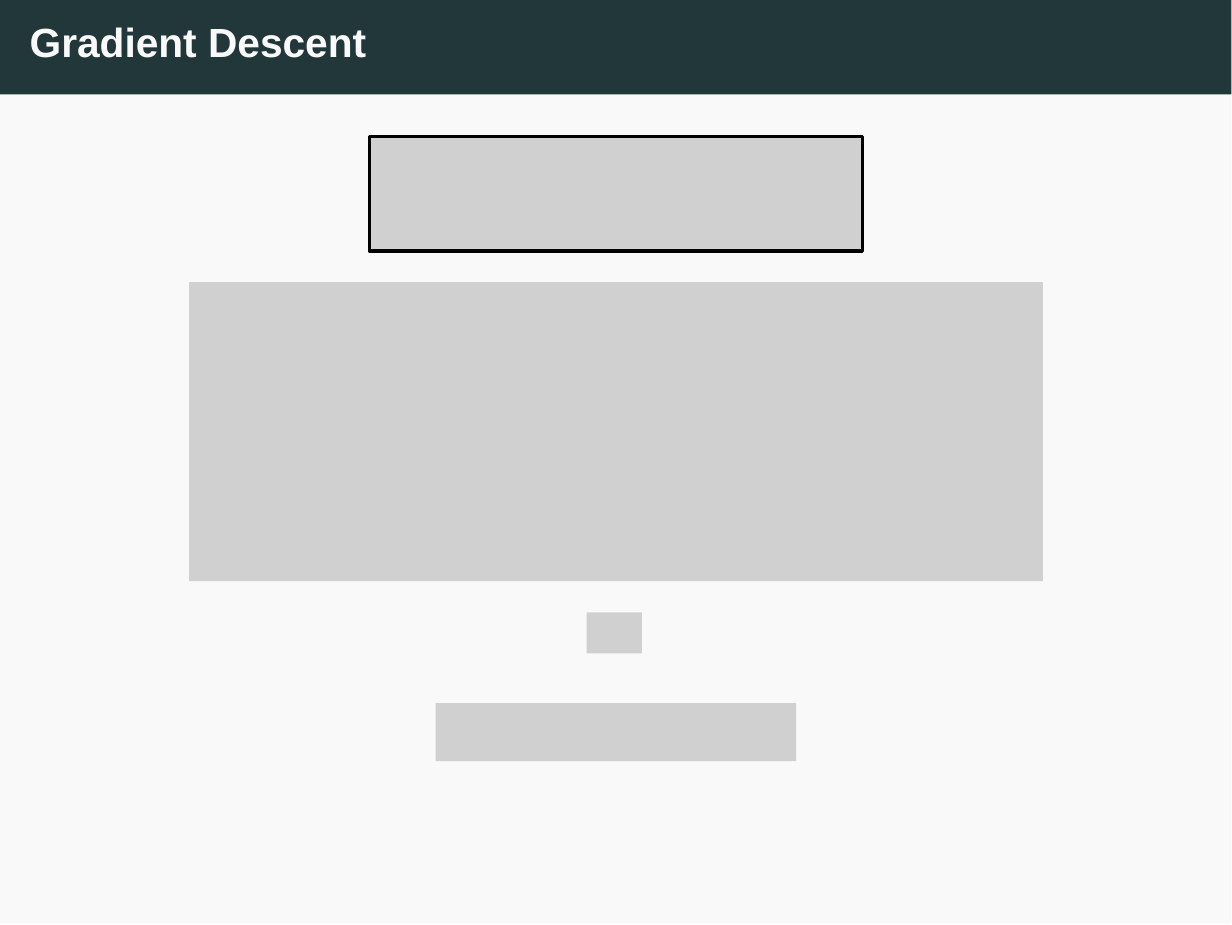
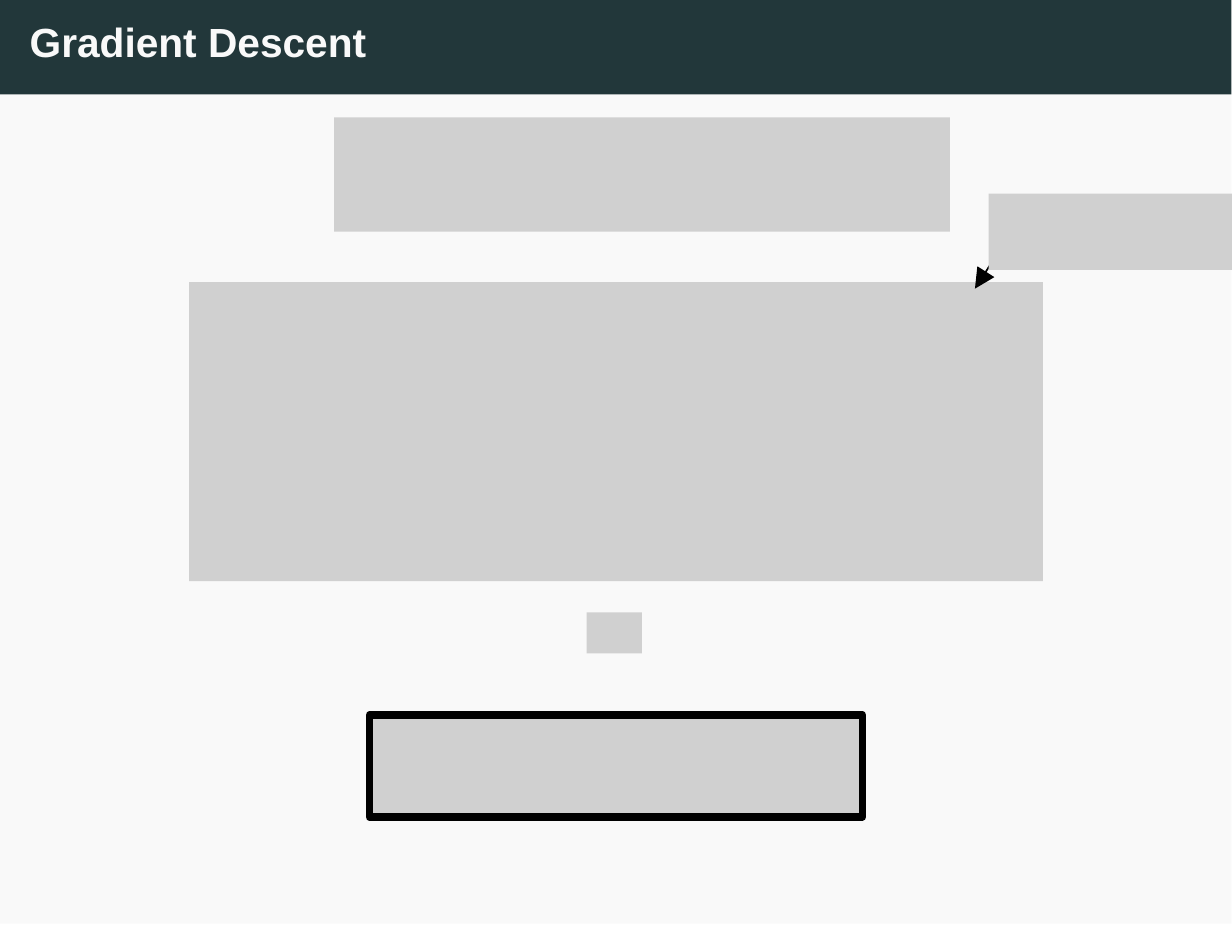
Before and after one commit to edlym96/linear-regression-workshop, a slide deck: slide 35 of slides/L3_Linear_draft.pptx (slide 36 before the commit). Drawn at 1232x925 pixels with LibreOffice and Linux fonts; fonts in the diff are those of the drawing; grey boxes stand for pictures. Boxes give left, top, right and bottom in pixels: in the first picture for what was removed or moved away, otherwise in the second. Text is boxed around its words. In the diff, an @@ line names an element or a change of style, - is before the commit and + after.

Commit message:
Finished slides

```diff
--- a/slides/L3_Linear_draft.pptx
+++ b/slides/L3_Linear_draft.pptx
@@ picture: place and size @@
-picture at <box>369,137,863,252</box>
+picture at <box>335,117,951,232</box>
@@ picture added at <box>990,193,1232,269</box> @@
@@ arrow added from (1002, 247) to (975, 288), #000000 0.5 pt @@
@@ picture added at <box>369,716,863,819</box> @@
@@ picture removed at <box>435,704,794,763</box> @@
```
Also in this commit, not shown: 6 other slides changed, 1 slide removed, 2 other files.
